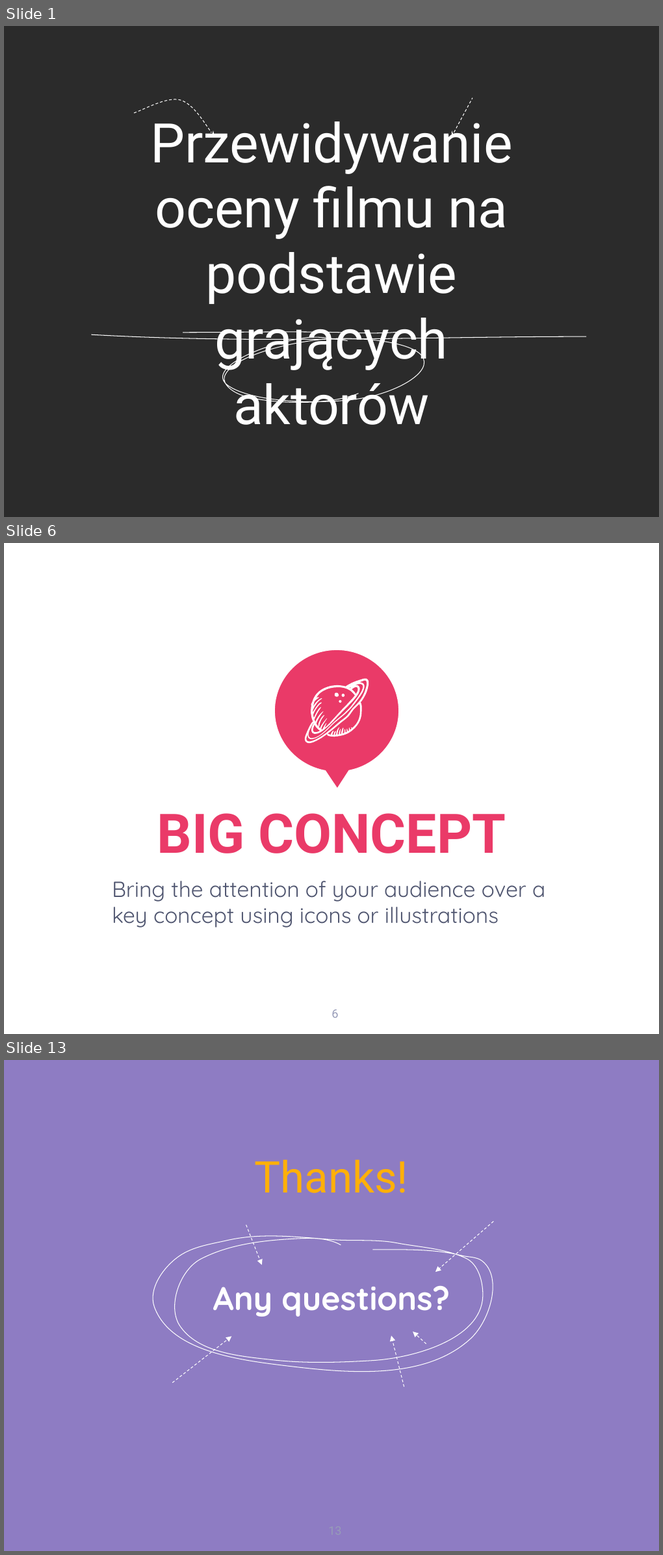
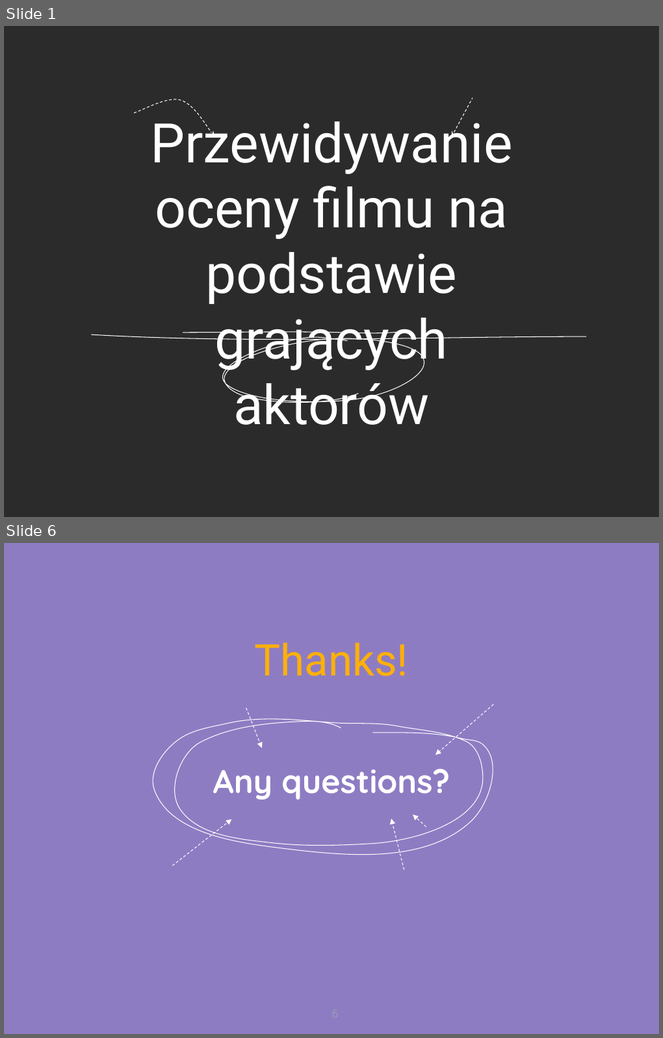
Before and after one commit to codevibess/MOW-SN, a slide deck: Presentation.pptx. Shown one above the other, each under a label of ours: slides 1, 6 and 13 before the commit, slides 1 and 6 after it; the slides between them are not shown. The pictures are 663x1555 and 663x1038 pixels, drawn with LibreOffice and Linux fonts; fonts in the diff are those of the drawing; background and template pictures are left out; a plain dark background stands for a picture behind light text. Boxes give left, top, right and bottom in pixels: in the first picture for what was removed or moved away, otherwise in the second. Text is boxed around its words. In the diff, an @@ line names an element or a change of style, - is before the commit and + after.

```diff
--- a/Presentation.pptx
+++ b/Presentation.pptx
@@ slide 6 removed at (4, 543, 659, 1034), background picture (left out) @@
@@ speech bubble removed at (274, 650, 399, 772) @@
@@ freeform shape removed at (305, 679, 368, 743) @@
@@ title removed at (157, 813, 506, 854) @@
-BIG CONCEPT
@@ subtitle removed at (112, 881, 545, 928) @@
-Bring the attention of your audience over a key concept using icons or illustrations
@@ page number removed at (332, 1010, 338, 1018) @@
-6
@@ what was slide 13 is now slide 6 @@
@@ page number at (316, 1001, 355, 1029): text changed @@
-13
+6
```
Also in this commit, not shown: 3 slides changed, 1 slide added, 7 other slides removed.
